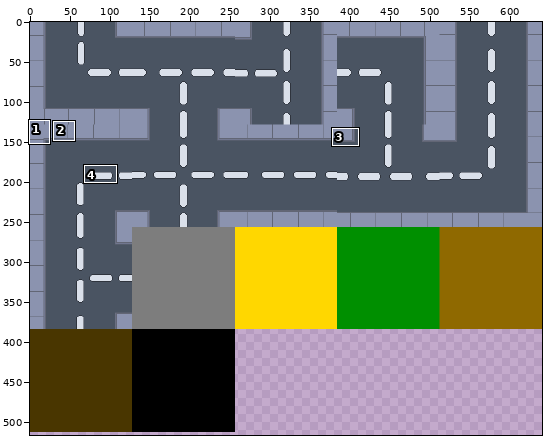
File history of a pixel-art file, Assets/block.aseprite. Above: a wide view before the commit, with the close-up outlined.
Close-up. Old version:
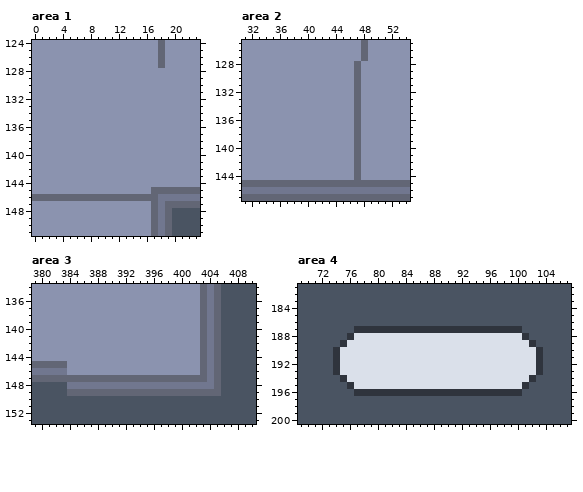
640x640 pixels, 1 frame. Shown: area 1: x 0..23, y 124..151; area 2: x 31..54, y 125..147; area 3: x 379..410, y 134..153; area 4: x 69..107, y 181..200. The wide view leaves out empty margins. The commit also changed other parts of the picture, which this record leaves out.
The same view after the edit:
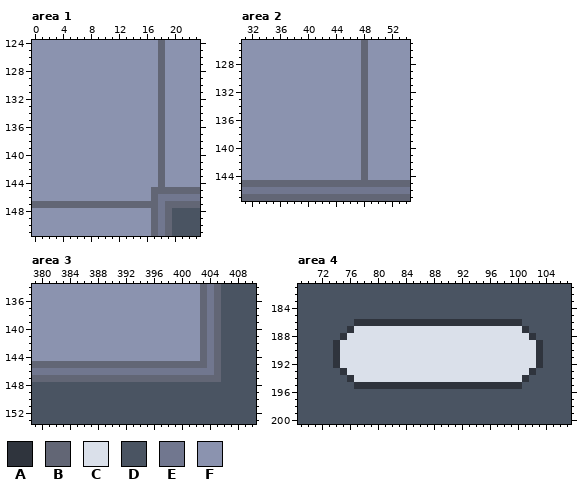
Palette (. is transparent): A #2f343d  B #626675  C #dae0ea  D #4a5462  E #71778f  F #8b93af
Diff:
Area 1:
Colour F gives way to colour B in rows 128 to 144 at x 18; in row 147 at x 0 to 16.
Colour B gives way to colour F in row 146 at x 0 to 16.
Area 2:
Colour F gives way to colour B in rows 128 to 144 at x 48.
Colour B gives way to colour F in rows 128 to 144 at x 47.
Area 3:
Colour E gives way to colour B in row 147 at x 404.
Colour F gives way to colour B in row 145 at x 384 to 402.
Colour B gives way to colour D in row 148 at x 405; in row 149 at x 384 to 405.
Colour E gives way to colour D in row 148 at x 384 to 404.
Colour B gives way to colour E in row 146 at x 403.
Colour F gives way to colour E in row 146 at x 384 to 402.
Area 4:
Colour C gives way to colour A in row 193 at x 75 and 102; in row 194 at x 76 and 101; in row 195 at x 77 to 100.
Colour D gives way to colour A in row 186 at x 77 to 100; in row 187 at x 76 and 101; in row 188 at x 75 and 102; in row 189 at x 74 and 103.
Colour A gives way to colour C in row 187 at x 77 to 100; in row 188 at x 76 and 101; in row 189 at x 75 and 102.
Colour A gives way to colour D in row 193 at x 74 and 103; in row 194 at x 75 and 102; in row 195 at x 76 and 101; in row 196 at x 77 to 100.
